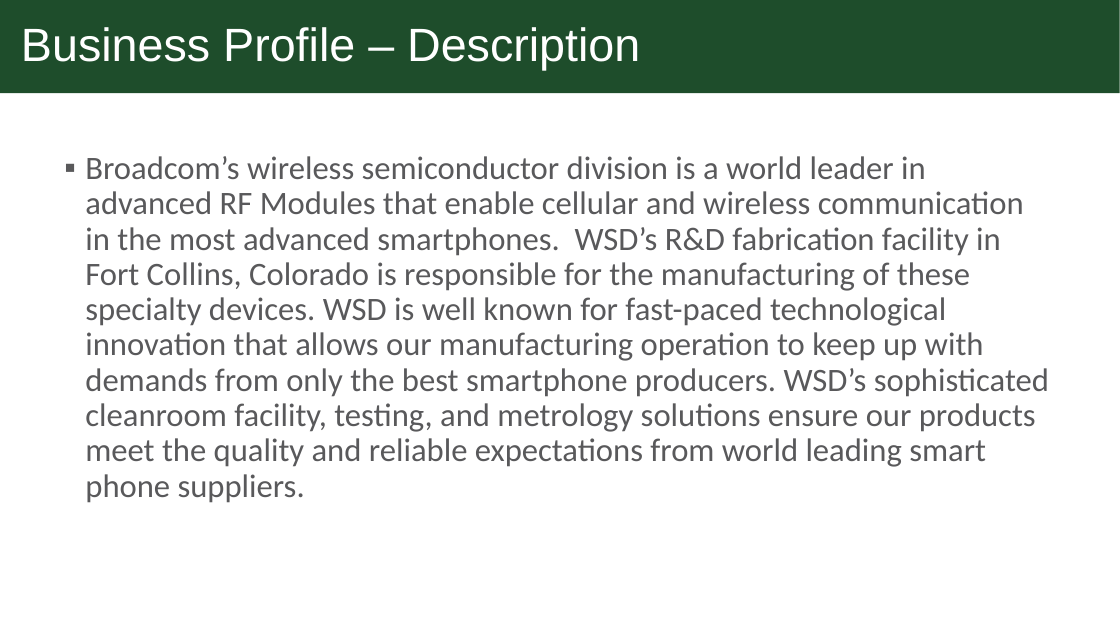
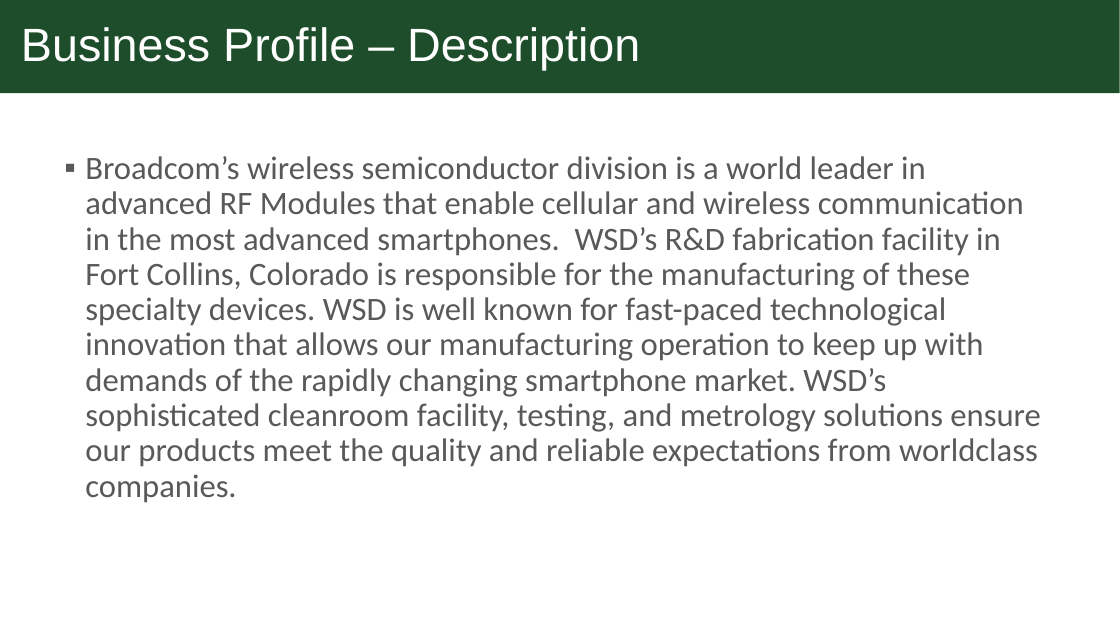
Before and after one commit to engtx/MBA, a slide deck: slide 6 of Classes/BUS 500, Foundations for Business Impact/Week 1/BAVARIAN.CYRUS.BUSINESS_PROFILE_ASSIGNMENT.pptx. Drawn at 1120x630 pixels with LibreOffice and Linux fonts; fonts in the diff are those of the drawing; background and template pictures are left out. Boxes give left, top, right and bottom in pixels: in the first picture for what was removed or moved away, otherwise in the second. Text is boxed around its words. In the diff, an @@ line names an element or a change of style, - is before the commit and + after.

Commit message:
updated Business profile

```diff
--- a/Classes/BUS 500, Foundations for Business Impact/Week 1/BAVARIAN.CYRUS.BUSINESS_PROFILE_ASSIGNMENT.pptx
+++ b/Classes/BUS 500, Foundations for Business Impact/Week 1/BAVARIAN.CYRUS.BUSINESS_PROFILE_ASSIGNMENT.pptx
@@ text at [85,156,1040,503]: text changed @@
-▪ Broadcom’s wireless semiconductor division is a world leader in advanced RF Modules that enable cellular and wireless communication in the most advanced smartphones. WSD’s R&D fabrication facility in Fort Collins, Colorado is responsible for the manufacturing of these specialty devices. WSD is well known for fast-paced technological innovation that allows our manufacturing operation to keep up with demands from only the best smartphone producers. WSD’s sophisticated cleanroom facility, testing, and metrology solutions ensure our products meet the quality and reliable expectations from world leading smart phone suppliers.
+▪ Broadcom’s wireless semiconductor division is a world leader in advanced RF Modules that enable cellular and wireless communication in the most advanced smartphones. WSD’s R&D fabrication facility in Fort Collins, Colorado is responsible for the manufacturing of these specialty devices. WSD is well known for fast-paced technological innovation that allows our manufacturing operation to keep up with demands of the rapidly changing smartphone market. WSD’s sophisticated cleanroom facility, testing, and metrology solutions ensure our products meet the quality and reliable expectations from worldclass companies.
```
Also in this commit, not shown: 3 other slides changed, 2 slides removed.
